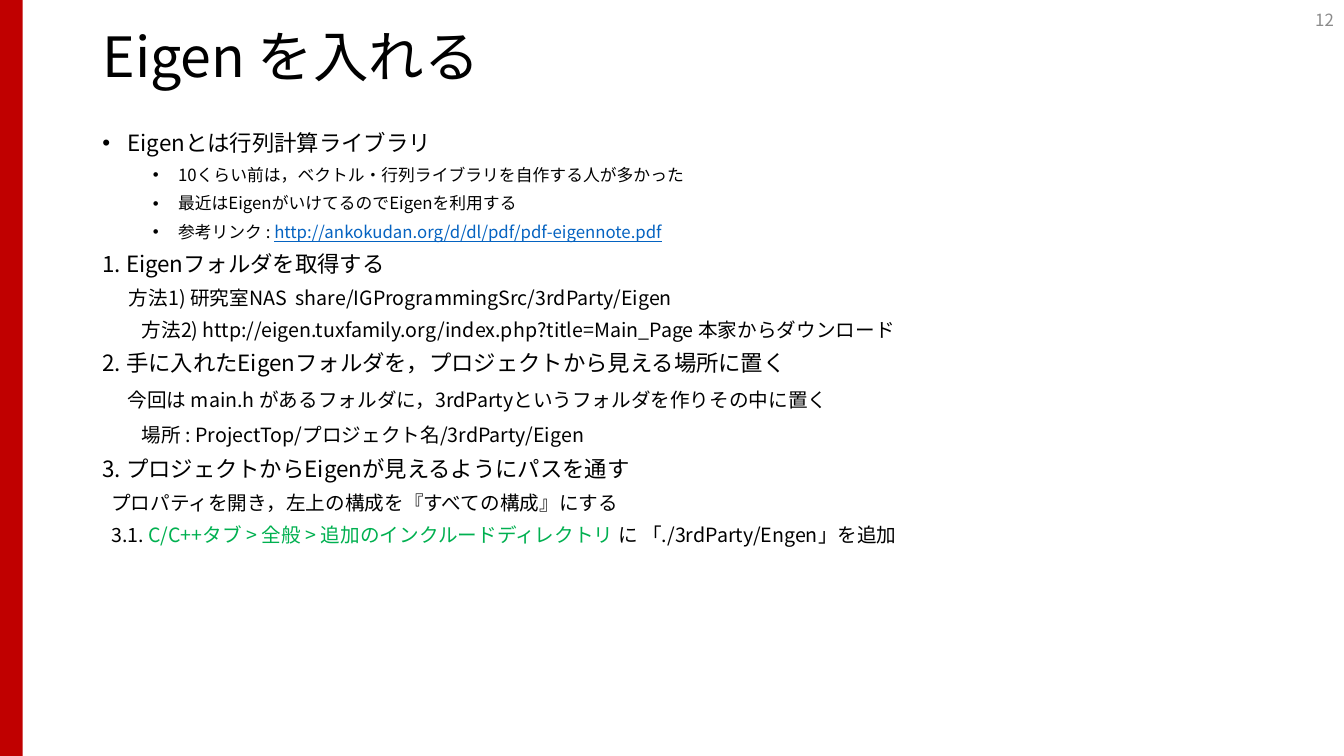
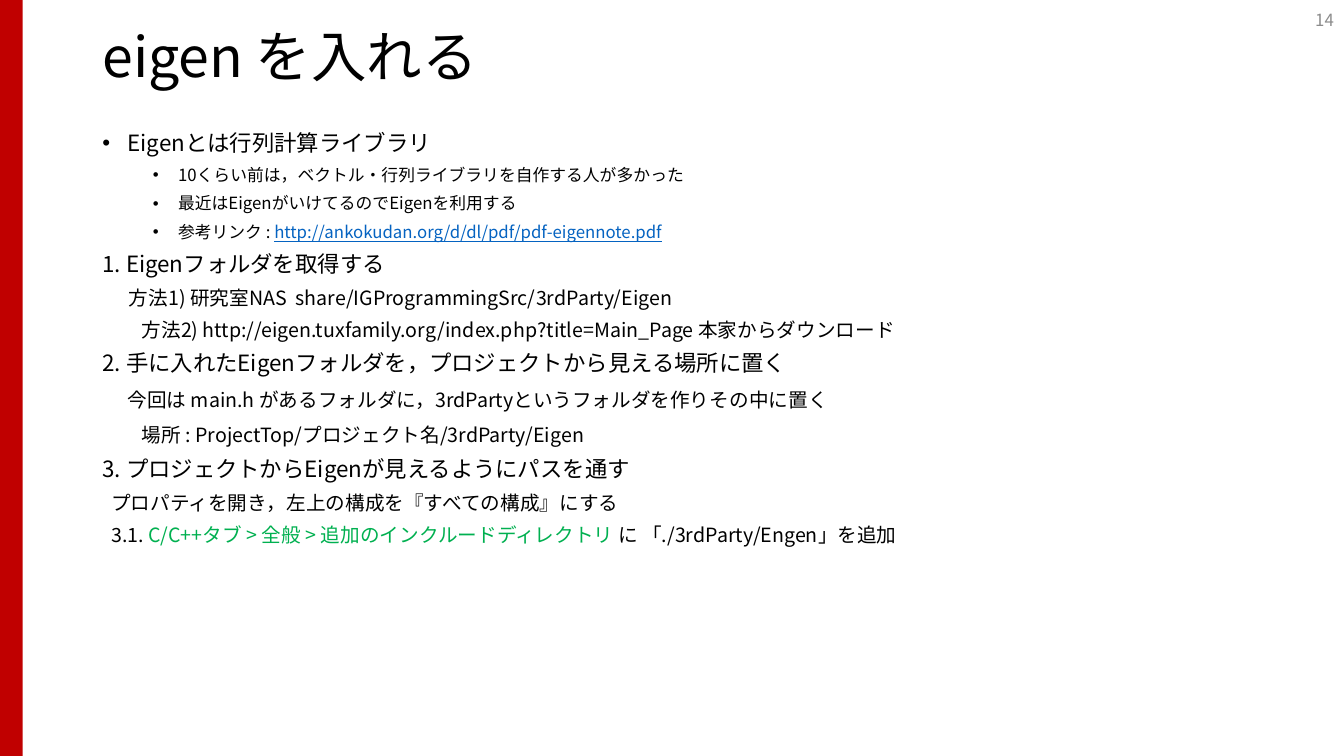
Before and after one commit to shibasab/IGLabProgramBootup, a slide deck: slide 14 of プログラミングスタートアップ.pptx (slide 12 before the commit). Drawn at 1344x756 pixels with LibreOffice and Linux fonts; fonts in the diff are those of the drawing. Boxes give left, top, right and bottom in pixels: in the first picture for what was removed or moved away, otherwise in the second. Text is boxed around its words. In the diff, an @@ line names an element or a change of style, - is before the commit and + after.

```diff
--- a/プログラミングスタートアップ.pptx
+++ b/プログラミングスタートアップ.pptx
@@ page number at (x1=1315, y1=14, x2=1334, y2=26): text changed @@
-12
+14
@@ title at (x1=102, y1=32, x2=478, y2=91): text changed @@
-Eigen を入れる
+eigen を入れる
```
Also in this commit, not shown: 4 other slides changed, 3 slides added.
